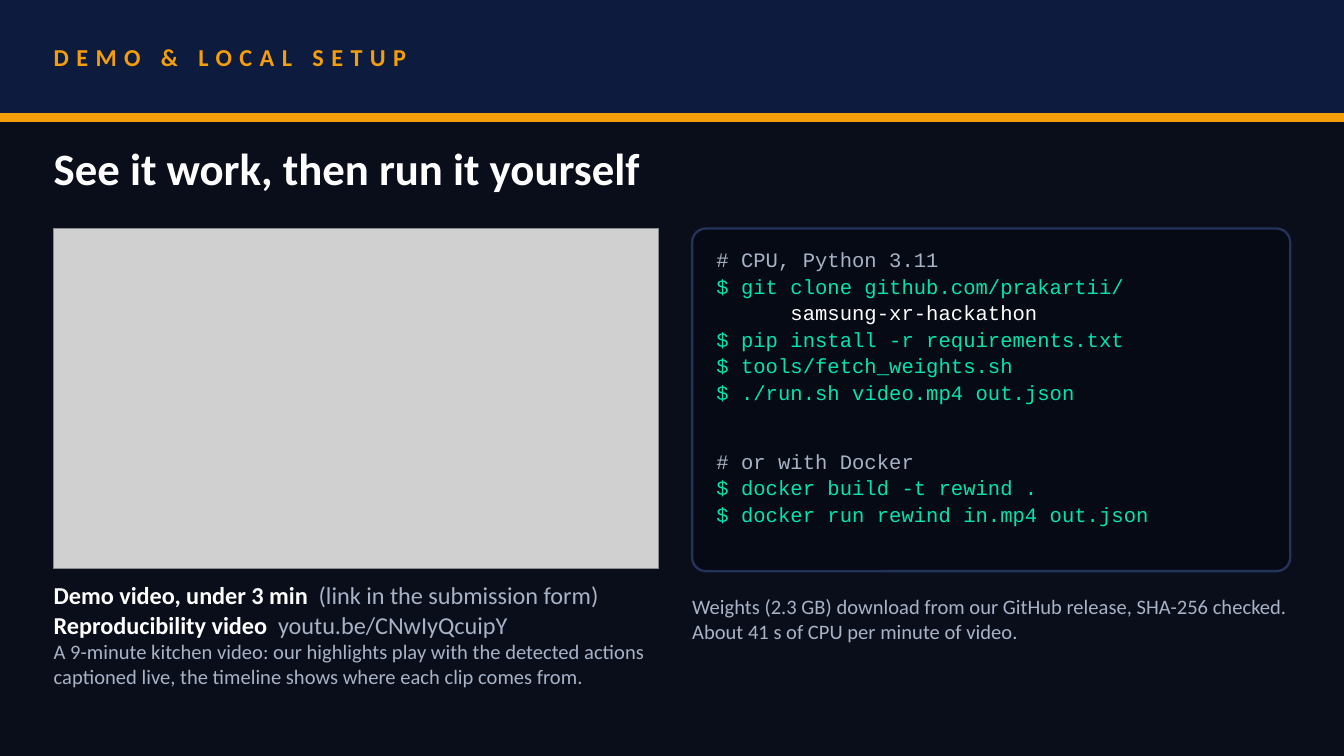
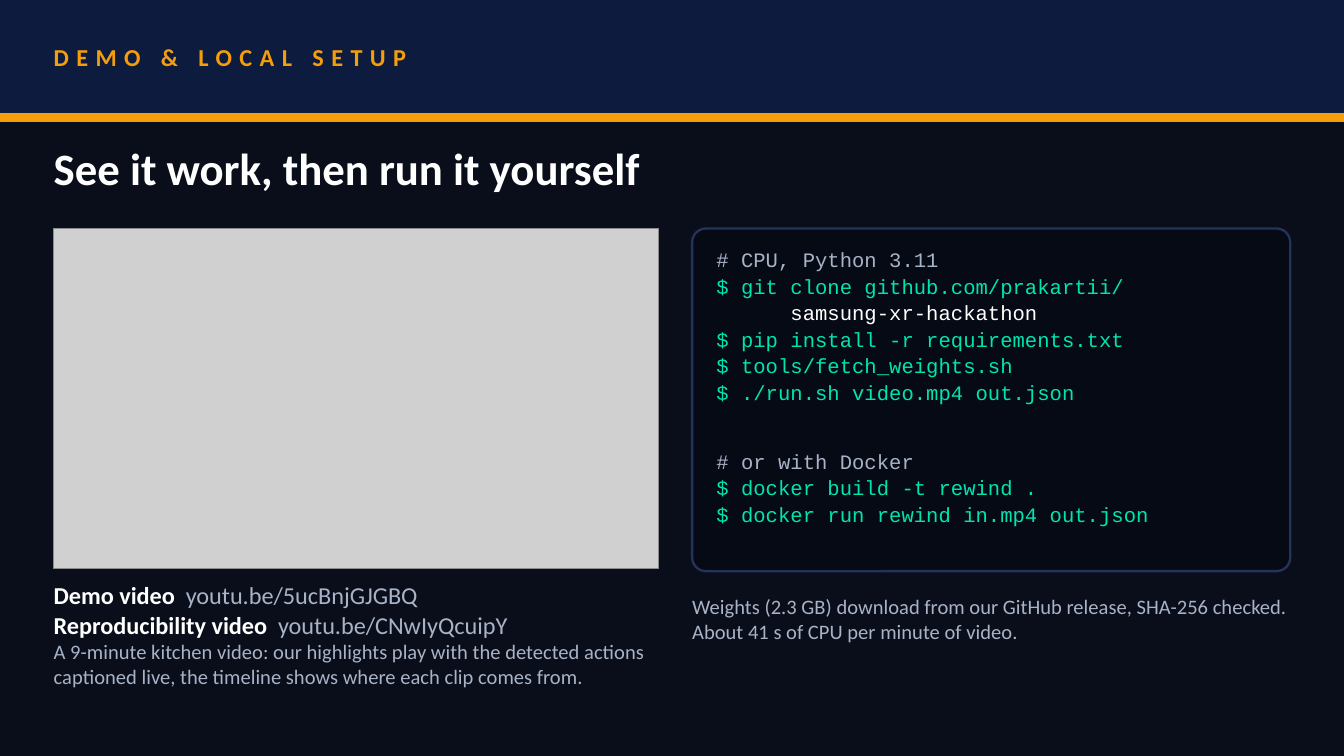
Before and after one commit to prakartii/samsung-xr-hackathon, a slide deck: slide 7 of docs/VITVellore_Nexus.pptx. Drawn at 1344x756 pixels with LibreOffice and Linux fonts; fonts in the diff are those of the drawing; grey boxes stand for pictures. Boxes give left, top, right and bottom in pixels: in the first picture for what was removed or moved away, otherwise in the second. Text is boxed around its words. In the diff, an @@ line names an element or a change of style, - is before the commit and + after.

Commit message:
Link the demo video (README, deck)

```diff
--- a/docs/VITVellore_Nexus.pptx
+++ b/docs/VITVellore_Nexus.pptx
@@ text at (x1=54, y1=587, x2=418, y2=608): text changed @@
-Demo video, under 3 min (link in the submission form)
+Demo video youtu.be/5ucBnjGJGBQ
```
Also in this commit, not shown: 3 other files.
